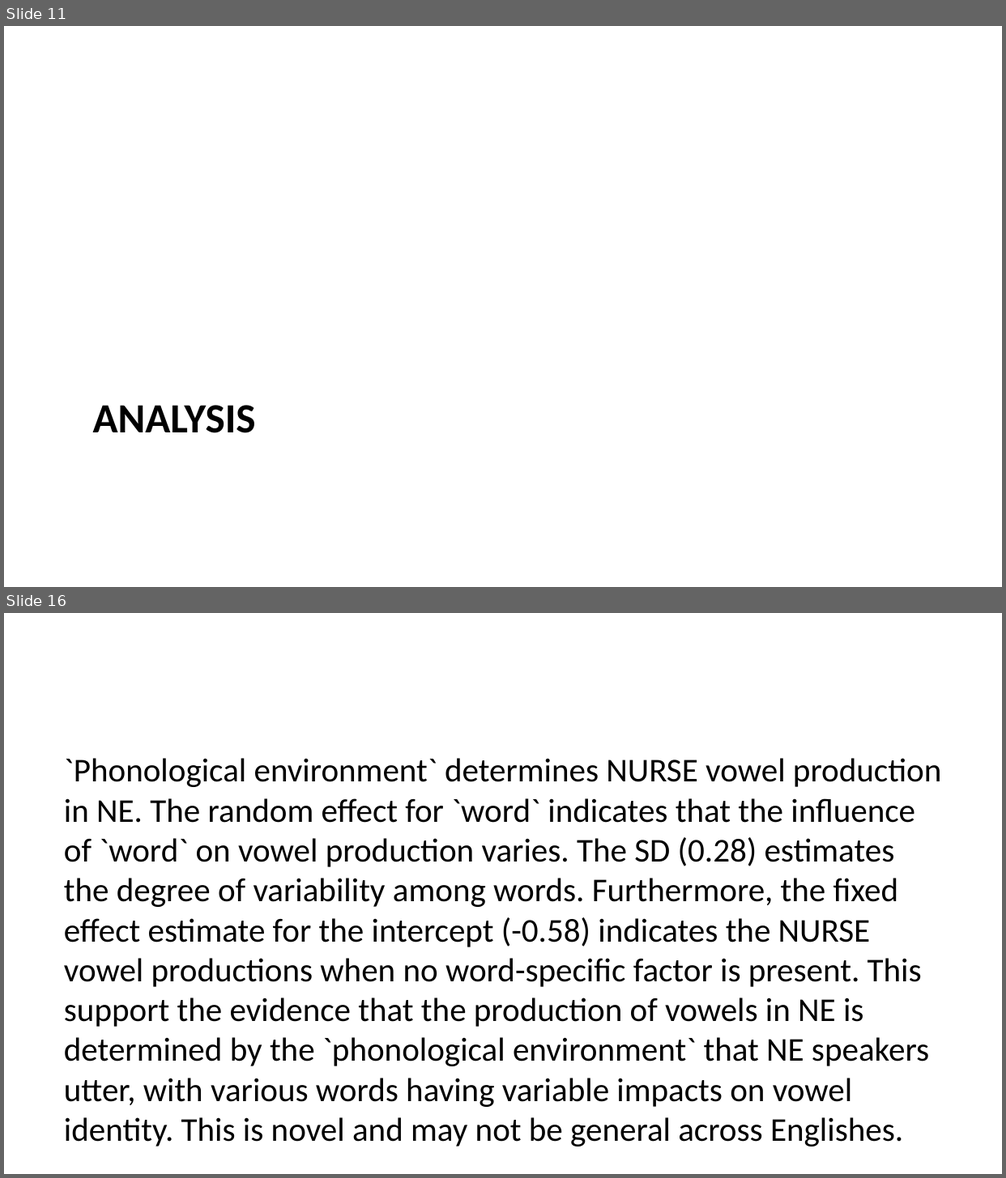
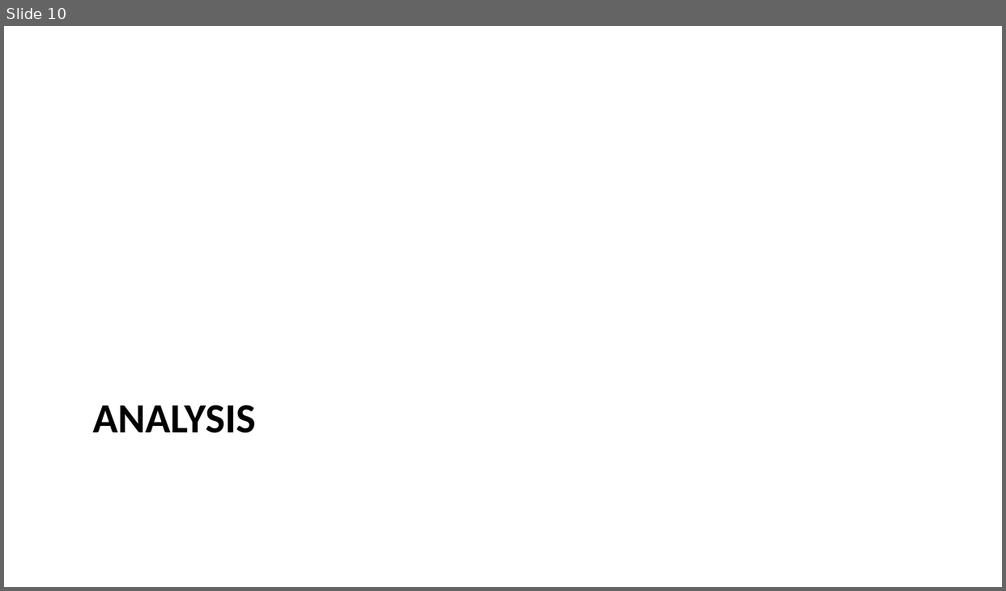
Before and after one commit to ClassOrg-Data-Sci-2024/Computational-mapping-of-NURSE-vowels-in-NE, a slide deck: Presentation.pptx. Shown one above the other, each under a label of ours: slides 11 and 16 before the commit, slide 10 after it; the slides between them are not shown. The pictures are 1006x1178 and 1006x591 pixels, drawn with LibreOffice and Linux fonts; fonts in the diff are those of the drawing. Boxes give left, top, right and bottom in pixels: in the first picture for what was removed or moved away, otherwise in the second. Text is boxed around its words. In the diff, an @@ line names an element or a change of style, - is before the commit and + after.

```diff
--- a/Presentation.pptx
+++ b/Presentation.pptx
@@ slide 16 removed at (x1=4, y1=613, x2=1002, y2=1174), background #FFFFFF @@
@@ text removed at (x1=64, y1=758, x2=941, y2=1147) @@
-`Phonological environment` determines NURSE vowel production in NE. The random effect for `word` indicates that the influence of `word` on vowel production varies. The SD (0.28) estimates the degree of variability among words. Furthermore, the fixed effect estimate for the intercept (-0.58) indicates the NURSE vowel productions when no word-specific factor is present. This support the evidence that the production of vowels in NE is determined by the `phonological environment` that NE speakers utter, with various words having variable impacts on vowel identity. This is novel and may not be general across Englishes.
@@ what was slide 11 is now slide 10 @@
```
Also in this commit, not shown: 23 slides changed, 1 slide added, 5 other slides removed.
